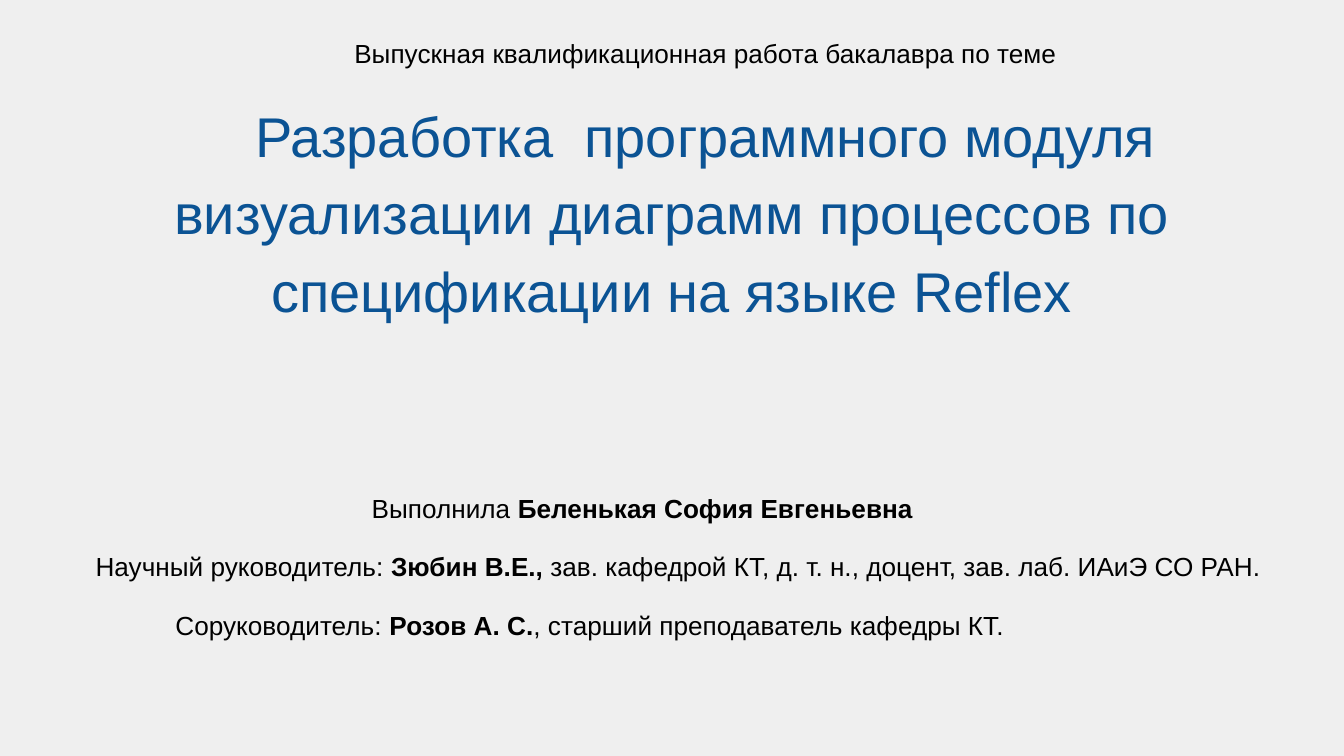
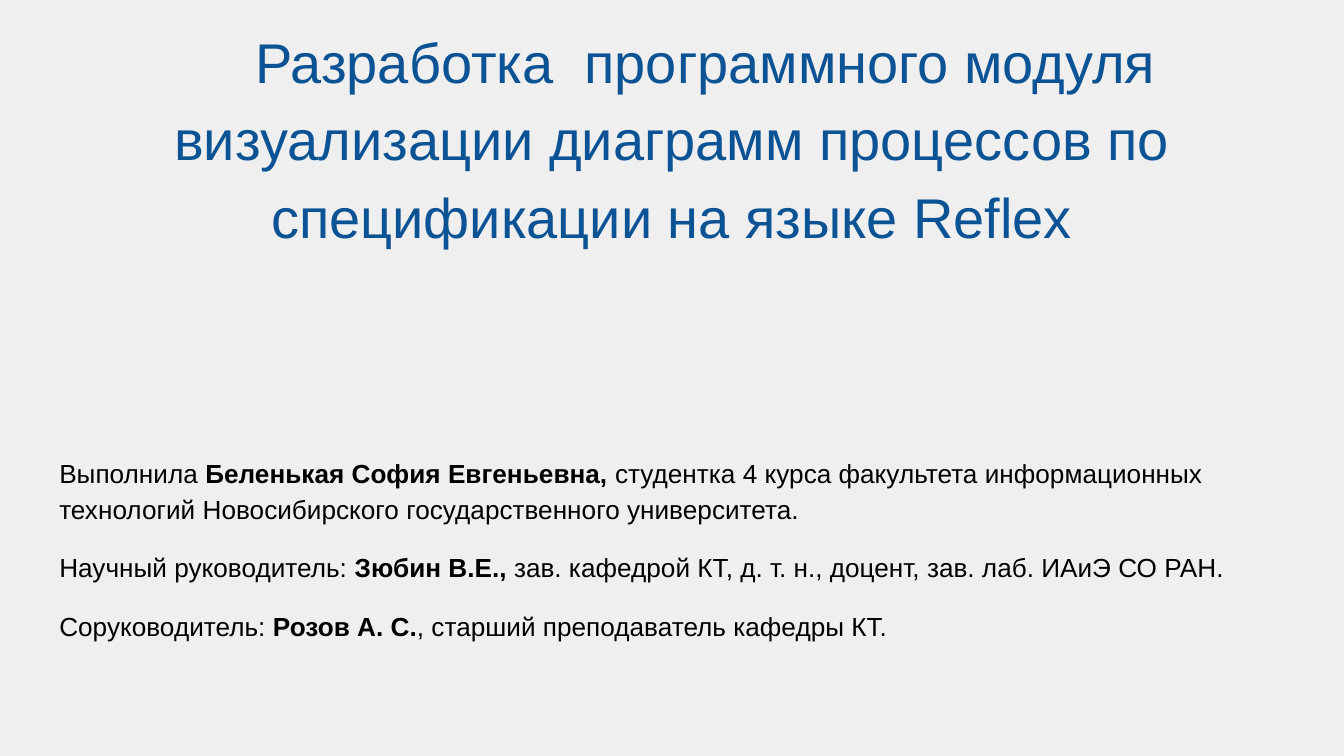
Before and after one commit to Belenkaia/Diagram-visualisation, a slide deck: slide 1 of презентации/МНСК_2.pptx. Drawn at 1344x756 pixels with LibreOffice and Linux fonts; fonts in the diff are those of the drawing. Boxes give left, top, right and bottom in pixels: in the first picture for what was removed or moved away, otherwise in the second. Text is boxed around its words. In the diff, an @@ line names an element or a change of style, - is before the commit and + after.

```diff
--- a/презентации/МНСК_2.pptx
+++ b/презентации/МНСК_2.pptx
@@ title at (x1=354, y1=44, x2=1056, y2=69): paragraph removed @@
-Выпускная квалификационная работа бакалавра по теме
@@ subtitle "Выполнила Беленькая София Евгеньевна, студентка ..." moved from (x1=96, y1=499, x2=1260, y2=641) to (x1=59, y1=464, x2=1223, y2=642) @@
@@ subtitle at (x1=59, y1=464, x2=1202, y2=525): text changed; bold off @@
-Выполнила Беленькая София Евгеньевна
+Выполнила Беленькая София Евгеньевна, студентка 4 курса факультета информационных технологий Новосибирского государственного университета.
```
Also in this commit, not shown: 14 other slides changed, 4 slides added, 33 other files.
